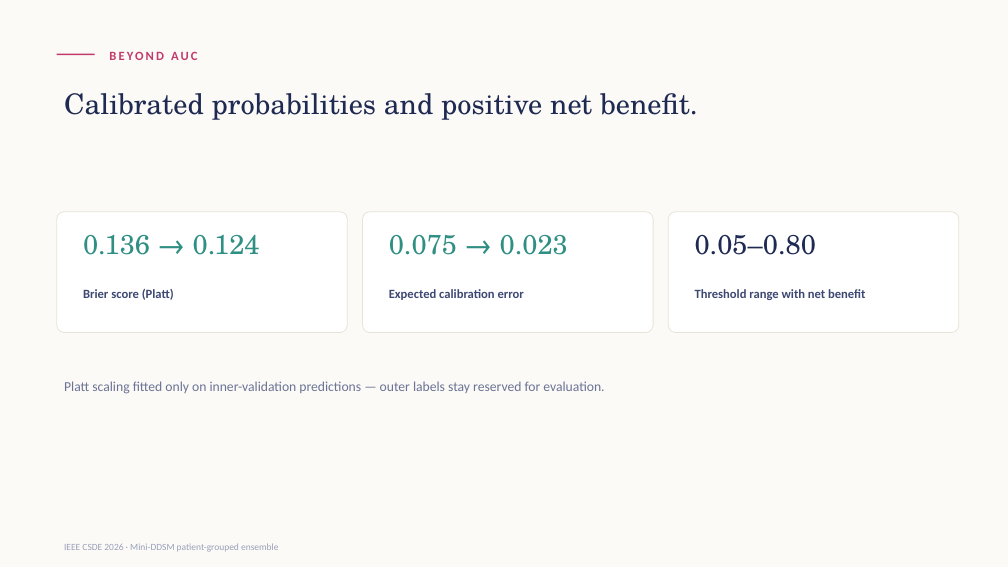
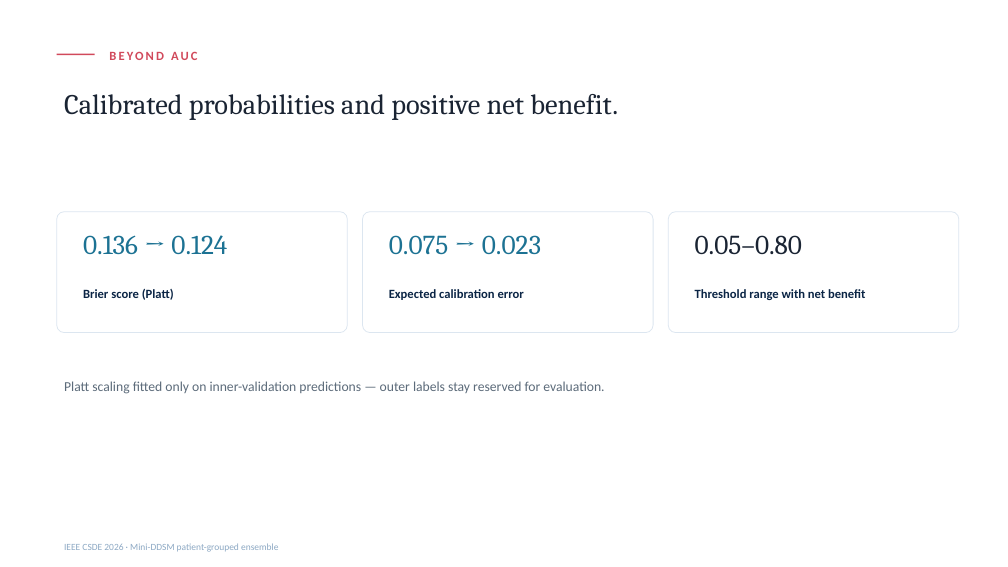
Before and after one commit to NoorAbdullah02/MINI_DDSM, a slide deck: slide 11 of Mini-DDSM-CSDE2026-Presentation.pptx. Drawn at 1008x567 pixels with LibreOffice and Linux fonts; fonts in the diff are those of the drawing. Boxes give left, top, right and bottom in pixels: in the first picture for what was removed or moved away, otherwise in the second. Text is boxed around its words. In the diff, an @@ line names an element or a change of style, - is before the commit and + after.

Commit message:
feat: re-skin /present and the pptx export to the template's own look
Not just the structure this time — both surfaces now use the IEEE CSDE
2026 template's actual palette (navy/teal/blue/gold/rose from
ppt/theme/theme1.xml), its Cambria/Calibri fonts (via the free
metric-compatible Caladea/Carlito clones for the web), and its own
diamond conference logo.

- Deck.tsx: the whole re-skin is one scoped CSS-variable override on
  the deck's root element, so every existing var(--color-*)/Tailwind
  utility in all 16 slides picks up the new palette automatically —
  the rest of the site keeps its own established brand untouched.
- buildDeck.ts: same hex palette and Cambria/Calibri, plus the logo
  image on the Title and Thank-you slides, so the downloadable .pptx
  matches the website exactly.
- Verified: full click-through of /present (no console errors, scoped
  colors confirmed on text/cards/chart/patient-leak squares), and the
  regenerated premium .pptx rendered in LibreOffice and visually
  checked.

```diff
--- a/Mini-DDSM-CSDE2026-Presentation.pptx
+++ b/Mini-DDSM-CSDE2026-Presentation.pptx
@@ background #FBFAF7 to #FFFFFF @@
@@ line (57, 54) - (95, 54): stroke #C23A6B 1.5 pt to #D1495B 1.5 pt @@
@@ text "BEYOND AUC" at bbox=[109, 51, 198, 60]: text colour #C23A6B to #D1495B @@
@@ text "Calibrated probabilities and positive net ..." at bbox=[64, 94, 618, 120]: font TeX Gyre Schola to Cambria, text colour #1F2A52 to #1A2433 @@
@@ text "0.136 → 0.124" at bbox=[83, 235, 227, 254]: font TeX Gyre Schola to Cambria, text colour #2F8F83 to #1C7293 @@
@@ text "0.075 → 0.023" at bbox=[389, 235, 541, 255]: font TeX Gyre Schola to Cambria, text colour #2F8F83 to #1C7293 @@
@@ outline #E8E3D8 0.75 pt to #DCE6F0 0.75 pt in 3 elements at bbox=[57, 212, 347, 333], bbox=[362, 212, 653, 333], bbox=[668, 212, 959, 333] @@
@@ text "0.05–0.80" at bbox=[695, 235, 803, 255]: font TeX Gyre Schola to Cambria, text colour #1F2A52 to #1A2433 @@
@@ text colour #3D4873 to #0B2545 in 3 elements at bbox=[83, 289, 174, 300], bbox=[389, 289, 524, 300], bbox=[695, 289, 865, 300] @@
@@ text "Platt scaling fitted only on ..." at bbox=[64, 381, 604, 394]: text colour #6B7394 to #5C6B7A @@
```
Also in this commit, not shown: 15 other slides changed, 6 other files.
